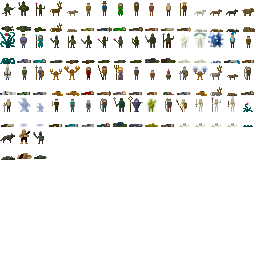
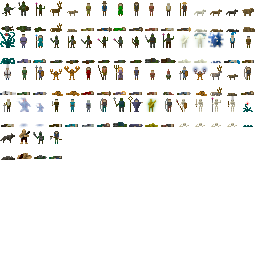
Layers edited between the first and the second 256 x 256 image:
painted on "Background" over (49, 131, 62, 159)
